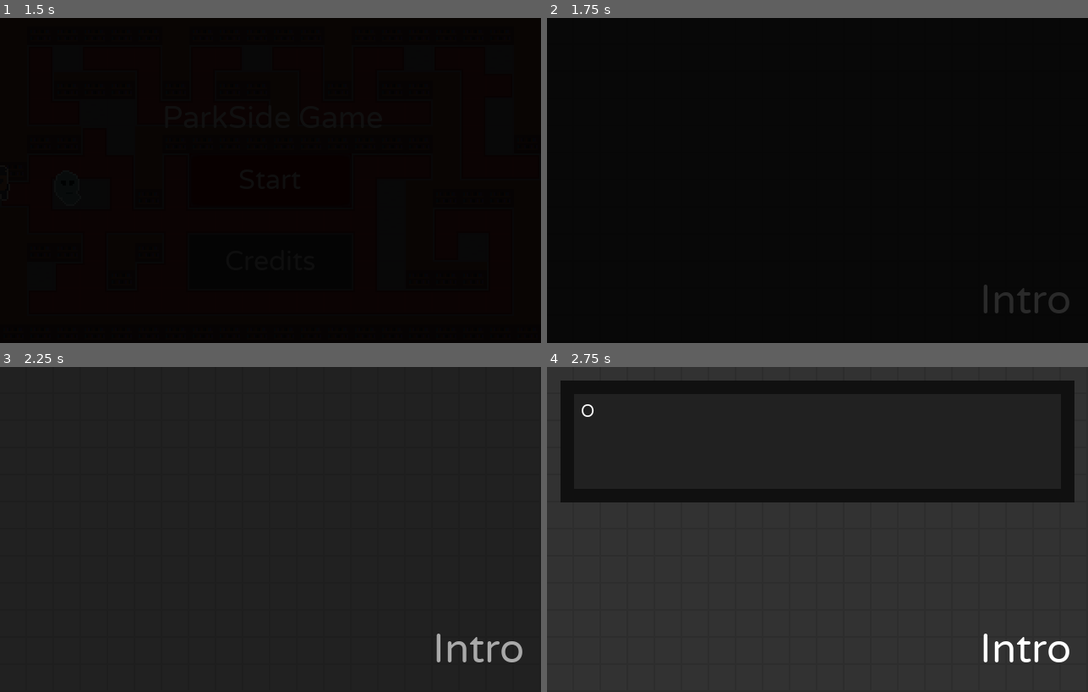
Above: before the commit, frames 1-4 (two rows, left to right).
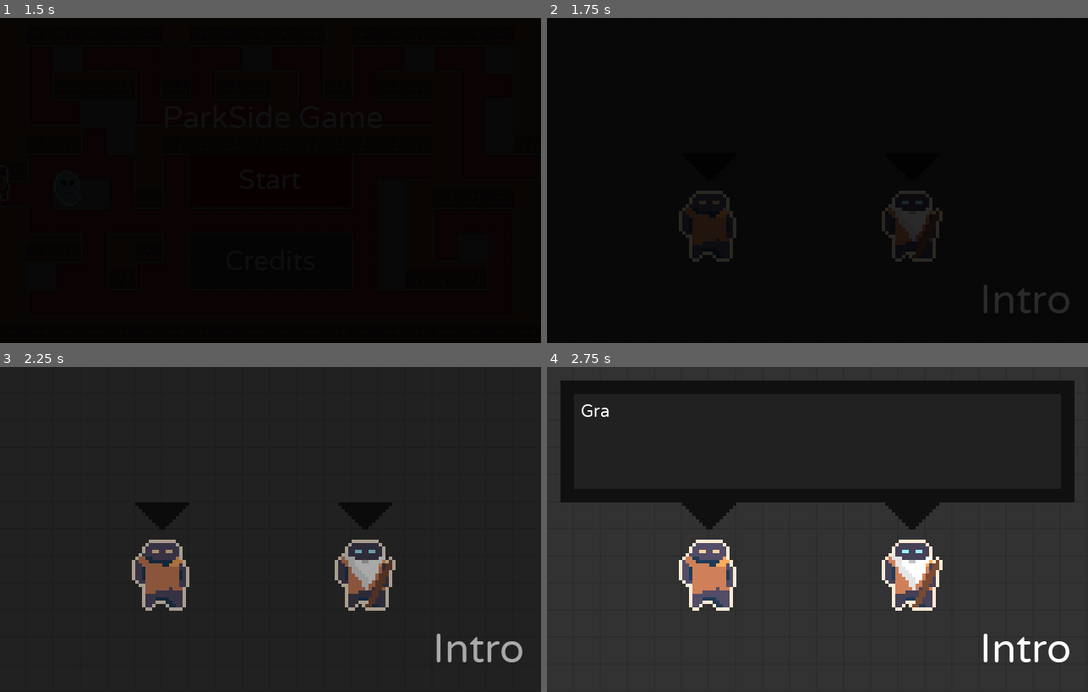
Above: after the commit, the same moments.

Repository: strawstack/ParkSideGame
Game: Godot game, scene res://levels/main.tscn
The game is run twice, just before and just after one commit, with the same random seed, the same clock (stepped at 60 frames per second) and the same inputs.
Inputs:
- Up to frame 1 (1.5 s): click "Start" at 0.5 s; click "Start" at 1.25 s
- Up to frame 2 (1.75 s): no input
- Up to frame 3 (2.25 s): tap Enter (ui_accept) at 2 s; hold Right (right) from 2.03 s (still down); tap 2 (next_scene) at 2.1 s
- Up to frame 4 (2.75 s): keep holding Right (right); tap Enter (ui_accept) at 2.27 s

Frame 1 is identical in both runs. In frame 2, 2.0% of the frame differs, in the area x 24-74%, y 53-75%; in frame 3, 3.0%; in frame 4, 4.7%, in the area x 7-74%, y 11-75%.
Error in both runs: Invalid operands 'Nil' and 'int' in operator '+'. (res://script/TextBox.gd:31)

Commit message:
Add arrows and static sprites to intro scene. Also, add back and forth dialogue

Diff:
--- a/levels/intro.gd
+++ b/levels/intro.gd
@@ -3,15 +3,50 @@
 var textIndex = 0
 var textList = [
 	[
-		"One one one...",
-		"Two two two...",
-		"Three Three Three...",
-		"Four Four."
+		"Grandfather?...",
+		"You passed away years ago. How is it possible that you are here?!"
 	],
 	[
-		"anotehr..",
-		"character...",
-		"speaks."
+		"Grandson, I'm speaking to you throught the spirit plane...",
+		"I'm reaching out to you in your quest to buy a house."
+	],
+	[
+		"Homes are so expensive these days!...",
+		"Can you really help me find one? That would be amazing."
+	],
+	[
+		"Yes, I can help you...",
+		"In fact, I can help you find a house for free!"
+	],
+	[
+		"FOR FREE! WOW!"
+	],
+	[
+		"Our family has held the deed to a large mansion for generations...",
+		"My great great grand-father purchased a plot of land hundreds of years ago...",
+		"He planned to build a house on the empty land, but, when he arrived to the empty lot, he found a vast mansion was already there...",
+		"When only the day before it had been empty."
+	],
+	[
+		"A mansion, and you still have the deed, but why have you never mention this before?"
+	],
+	[
+		"Because when my great great grand-father entered the house. He quickly found out it was haunted...",
+		"It was full of ghosts. He dropped the deed on the floor as he ran out the door and never returned...",
+		"But you have been as clever as two people since you were young...",
+		"I bet you could rid the mansion of ghosts, find the deed, and obtain a place to live!"
+	],
+	[
+		"Ghosts! A place to live! The market is so expensive right now...",
+		"... Ok, I'll do it. I'll do it for my great great great grand-father, and for you!"
+	],
+	[
+		"Thank you Grandson, good luck. Now, I must go...",
+		"If you succeed, you can buy furniture at the Ikea...",
+		"Good bye."
+	],
+	[
+		"...Good bye."
 	]
 ]
 
--- a/levels/intro.tscn
+++ b/levels/intro.tscn
@@ -1,9 +1,12 @@
-[gd_scene load_steps=9 format=2]
+[gd_scene load_steps=12 format=2]
 
 [ext_resource path="res://VarelaRound-Regular.ttf" type="DynamicFontData" id=1]
 [ext_resource path="res://script/TextBox.gd" type="Script" id=2]
 [ext_resource path="res://levels/intro.gd" type="Script" id=3]
+[ext_resource path="res://player_anim/player_static.png" type="Texture" id=4]
+[ext_resource path="res://player_anim/player_grand.png" type="Texture" id=5]
 [ext_resource path="res://art/tile.png" type="Texture" id=6]
+[ext_resource path="res://art/arrow.png" type="Texture" id=7]
 
 [sub_resource type="TileSet" id=1]
 0/name = "tile.png 0"
@@ -52,7 +55,7 @@
 }
 
 [node name="CharacterTimer" type="Timer" parent="TextBox"]
-wait_time = 0.1
+wait_time = 0.04
 
 [node name="ColorRect_Border" type="ColorRect" parent="TextBox"]
 margin_left = 8.0
@@ -81,6 +84,7 @@
 margin_bottom = 56.0
 custom_fonts/font = SubResource( 2 )
 text = "Testing"
+autowrap = true
 __meta__ = {
 "_edit_use_anchors_": false
 }
@@ -106,5 +110,27 @@
 __meta__ = {
 "_edit_use_anchors_": false
 }
+
+[node name="Player_static" type="Sprite" parent="."]
+position = Vector2( 96, 112 )
+scale = Vector2( 2, 2 )
+texture = ExtResource( 4 )
+
+[node name="Player_arrow" type="Sprite" parent="."]
+modulate = Color( 0.0666667, 0.0666667, 0.0666667, 1 )
+position = Vector2( 96, 96 )
+scale = Vector2( 2, 2 )
+texture = ExtResource( 7 )
+
+[node name="Grand_static" type="Sprite" parent="."]
+position = Vector2( 216, 112 )
+scale = Vector2( 2, 2 )
+texture = ExtResource( 5 )
+
+[node name="Grand_arrow" type="Sprite" parent="."]
+modulate = Color( 0.0666667, 0.0666667, 0.0666667, 1 )
+position = Vector2( 216, 96 )
+scale = Vector2( 2, 2 )
+texture = ExtResource( 7 )
 [connection signal="text_complete" from="TextBox" to="." method="_on_TextBox_text_complete"]
 [connection signal="timeout" from="TextBox/CharacterTimer" to="TextBox" method="_on_CharacterTimer_timeout"]
Binary file added: art/arrow.png
Not shown, added: art/arrow.png.import
Binary file added: player_anim/player_grand.png
Not shown, added: player_anim/player_grand.png.import
Binary file added: player_anim/player_static.png
Not shown, added: player_anim/player_static.png.import
